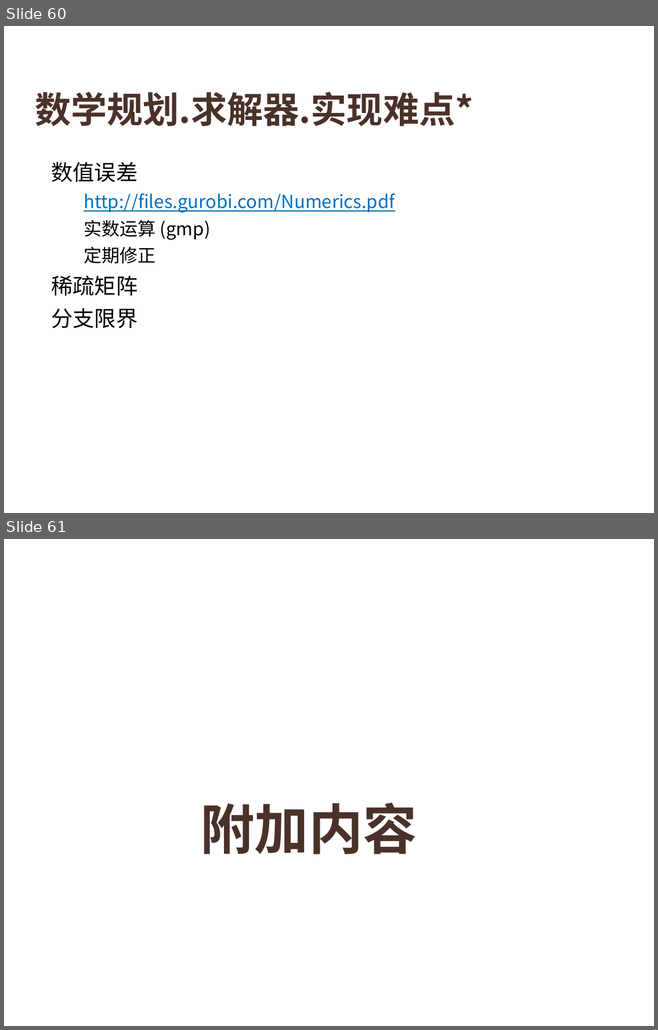
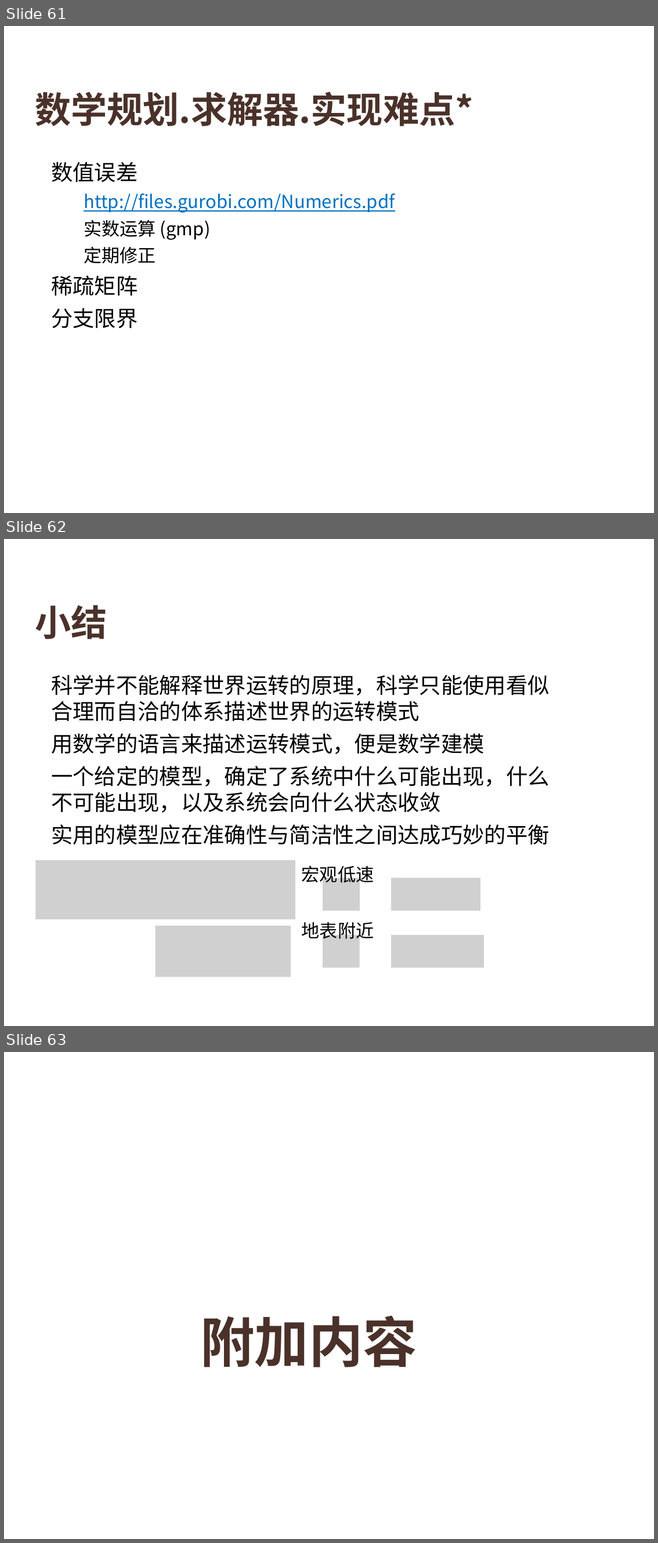
Before and after one commit to HUST-Smart/Training, a slide deck: [1.4] 组合优化问题的数学建模.pptx. Shown one above the other, each under a label of ours: slides 60 and 61 before the commit, slides 61, 62 and 63 after it. The pictures are 658x1030 and 658x1543 pixels, drawn with LibreOffice and Linux fonts; fonts in the diff are those of the drawing; grey boxes stand for pictures; background and template pictures are left out. Boxes give left, top, right and bottom in pixels: in the first picture for what was removed or moved away, otherwise in the second. Text is boxed around its words. In the diff, an @@ line names an element or a change of style, - is before the commit and + after.

```diff
--- a/[1.4] 组合优化问题的数学建模.pptx
+++ b/[1.4] 组合优化问题的数学建模.pptx
@@ slide 62 added at (4, 539, 654, 1026), background picture (left out) @@
@@ title added at (35, 605, 107, 639), 40 pt, text #4A3128, bold @@
+小结
@@ text added at (51, 675, 549, 845), 24 pt, text #000000 @@
+• 科学并不能解释世界运转的原理，科学只能使用看似合理而自洽的体系描述世界的运转模式
+• 用数学的语言来描述运转模式，便是数学建模
+• 一个给定的模型，确定了系统中什么可能出现，什么不可能出现，以及系统会向什么状态收敛
+• 实用的模型应在准确性与简洁性之间达成巧妙的平衡
@@ picture added at (36, 860, 296, 919) @@
@@ text added at (302, 866, 374, 886), 20 pt, text #000000 @@
+宏观低速
@@ picture added at (322, 878, 360, 911) @@
@@ picture added at (391, 878, 480, 911) @@
@@ picture added at (155, 925, 291, 977) @@
@@ text added at (302, 922, 374, 943), 20 pt, text #000000 @@
+地表附近
@@ picture added at (322, 935, 360, 968) @@
@@ picture added at (391, 935, 484, 968) @@
@@ what was slide 60 is now slide 61 @@
@@ what was slide 61 is now slide 63 @@
```
Also in this commit, not shown: 4 slides changed, 4 other slides added, 2 other files.
